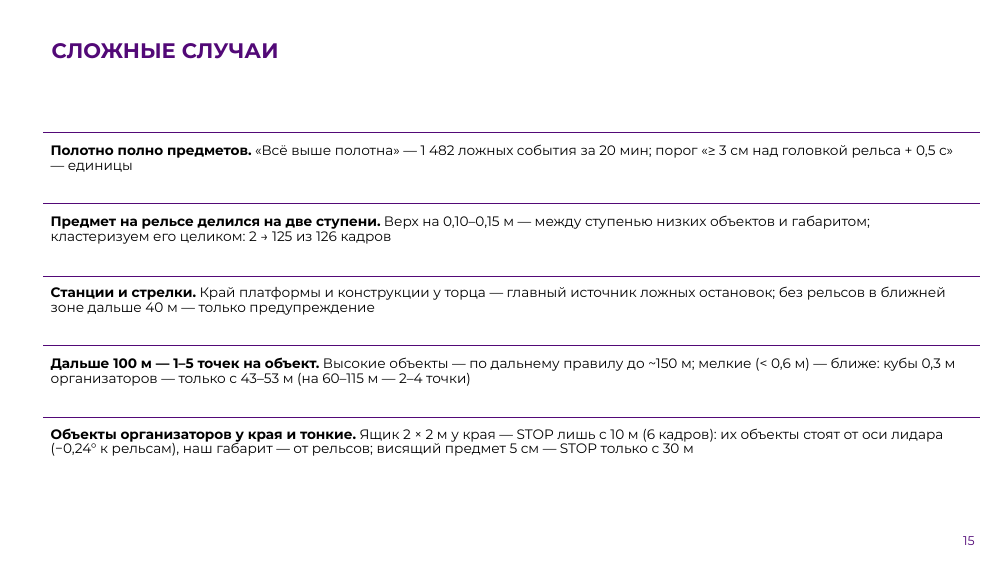
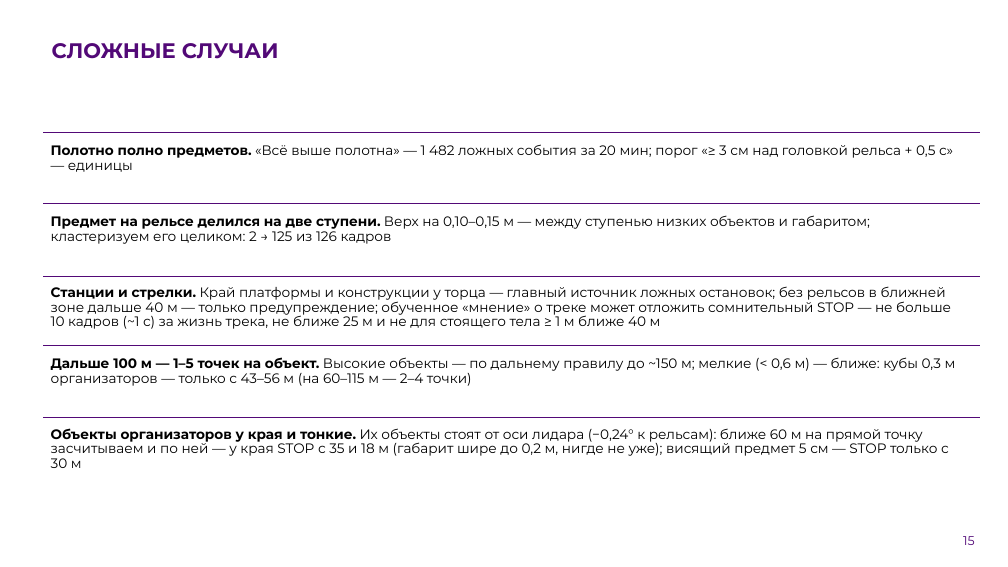
Before and after one commit to pmixay/ReSense, a slide deck: slide 15 of docs/presentation/ReSense_LCT2026.pptx. Drawn at 1008x567 pixels with LibreOffice and Linux fonts; fonts in the diff are those of the drawing; background and template pictures are left out. Boxes give left, top, right and bottom in pixels: in the first picture for what was removed or moved away, otherwise in the second. Text is boxed around its words. In the diff, an @@ line names an element or a change of style, - is before the commit and + after.

```diff
--- a/docs/presentation/ReSense_LCT2026.pptx
+++ b/docs/presentation/ReSense_LCT2026.pptx
@@ text at bbox=[51, 286, 951, 329]: text changed @@
-Станции и стрелки. Край платформы и конструкции у торца — главный источник ложных остановок; без рельсов в ближней зоне дальше 40 м — только предупреждение
+Станции и стрелки. Край платформы и конструкции у торца — главный источник ложных остановок; без рельсов в ближней зоне дальше 40 м — только предупреждение; обученное «мнение» о треке может отложить сомнительный STOP — не больше 10 кадров (~1 с) за жизнь трека, не ближе 25 м и не для стоящего тела ≥ 1 м ближе 40 м
@@ text at bbox=[51, 357, 956, 386]: text changed @@
-Дальше 100 м — 1–5 точек на объект. Высокие объекты — по дальнему правилу до ~150 м; мелкие (< 0,6 м) — ближе: кубы 0,3 м организаторов — только с 43–53 м (на 60–115 м — 2–4 точки)
+Дальше 100 м — 1–5 точек на объект. Высокие объекты — по дальнему правилу до ~150 м; мелкие (< 0,6 м) — ближе: кубы 0,3 м организаторов — только с 43–56 м (на 60–115 м — 2–4 точки)
@@ text at bbox=[51, 428, 949, 468]: text changed @@
-Объекты организаторов у края и тонкие. Ящик 2 × 2 м у края — STOP лишь с 10 м (6 кадров): их объекты стоят от оси лидара (−0,24° к рельсам), наш габарит — от рельсов; висящий предмет 5 см — STOP только с 30 м
+Объекты организаторов у края и тонкие. Их объекты стоят от оси лидара (−0,24° к рельсам): ближе 60 м на прямой точку засчитываем и по ней — у края STOP с 35 и 18 м (габарит шире до 0,2 м, нигде не уже); висящий предмет 5 см — STOP только с 30 м
```
Also in this commit, not shown: 8 other slides changed, 17 other files.
